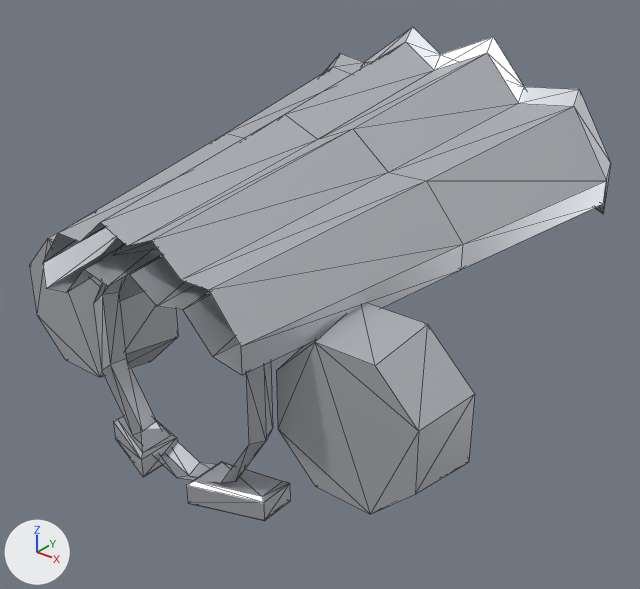
Before and after pictures for a commit that changed the glTF model client/public/models/armour/cape_mantle.glb.
Both versions are drawn from a 50 mm camera at (1.043, -2.878, 0.825) aimed at (0.022, -1.601, 0.033). Lighting does not change. The marker at lower left points along +X, +Y and +Z. The older version comes first. Mesh edges are drawn as thin lines. Vertices at exactly the same position are counted once.

In view in the first picture: 'Cape0', 'Cape1', 'Torso', 'UpperArmL', 'UpperArmR'.
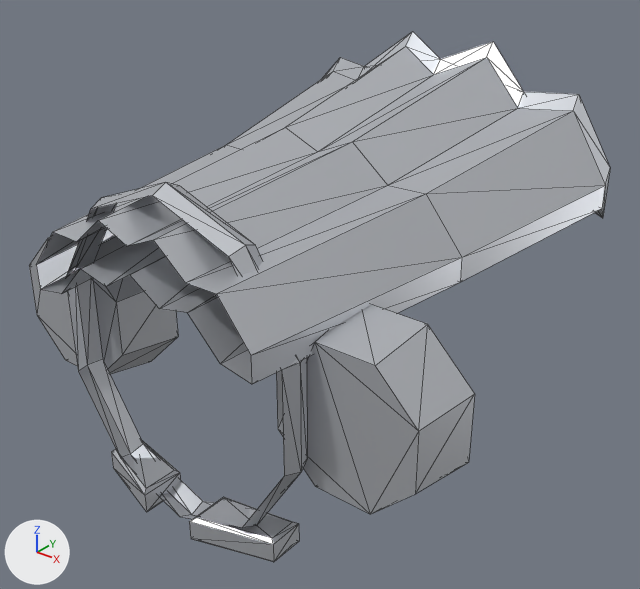
Boxes [x1, y1, x2, y2] around the edits, measured in the pictures (640 x 589 px; the box of a moved part takes in the faces that stretch with it):
```json
{"object": "Cape0", "change": "reshaped", "before": [43, 115, 463, 375], "after": [36, 127, 462, 384]}
{"object": "Cape1", "change": "reshaped", "before": [227, 27, 611, 270], "after": [227, 31, 610, 282]}
{"object": "Torso", "change": "reshaped", "before": [93, 240, 290, 521], "after": [66, 183, 307, 562], "on screen": "22% wider, 35% taller"}
{"part": 2, "of": "me_cape1_002", "change": "moved or reshaped", "before": [227, 42, 606, 270], "after": [227, 46, 605, 282]}
{"part": 3, "of": "me_cape1_002", "change": "moved or reshaped", "before": [324, 27, 611, 214], "after": [322, 31, 610, 218]}
{"part": 4, "of": "me_torso_002", "change": "moved or reshaped", "before": [186, 461, 290, 521], "after": [189, 497, 299, 562]}
{"part": 5, "of": "me_torso_002", "change": "moved or reshaped", "before": [113, 416, 177, 477], "after": [111, 440, 180, 512]}
{"part": 6, "of": "me_torso_002", "change": "moved or reshaped", "before": [93, 240, 273, 483], "after": [66, 183, 307, 528]}
```

The change, as JSON lines over the scene's bpy script:
```json
{"block": "me_cape0_002", "where": "# used by ob_cape0; location = (0.0, 0.0, 0.0)"}
{"op": "remove", "block": "me_cape0_002", "code": "me_cape0_002.from_pydata(...)  # 36 vertices, 36 faces; spans x -0.33..0.33, y -2.06..-1.58, z 0.139..0.385"}
{"op": "add", "block": "me_cape0_002", "code": "me_cape0_002.from_pydata(...)  # 36 vertices, 36 faces; spans x -0.33..0.33, y -2.06..-1.58, z 0.131..0.36"}
{"block": "me_cape0_002", "change": "me_cape0_002 part 1: 34 of 36 vertices moved; they spanned x -0.33..0.33, y -2.06..-1.58, z 0.139..0.385 and now span x -0.33..0.33, y -2.06..-1.58, z 0.131..0.36; mean shift (0.0, 0.0, -0.015); largest move (-0.248, -1.58, 0.319) -> (-0.248, -1.58, 0.294)"}
{"block": "me_cape1_002", "where": "# used by ob_cape1; location = (0.0, 0.0, 0.0)"}
{"op": "remove", "block": "me_cape1_002", "code": "me_cape1_002.from_pydata(...)  # 54 vertices, 88 faces; spans x -0.42..0.42, y -1.58..-1.103, z 0.167..0.489"}
{"op": "add", "block": "me_cape1_002", "code": "me_cape1_002.from_pydata(...)  # 54 vertices, 88 faces; spans x -0.42..0.42, y -1.58..-1.103, z 0.143..0.479"}
{"block": "me_cape1_002", "change": "me_cape1_002 part 2: all 18 vertices in x -0.33..0.33, y -1.58, z 0.168..0.385 are moved by (0.0, 0.0, -0.025)"}
{"block": "me_cape1_002", "change": "me_cape1_002 part 3: all 36 vertices in x -0.42..0.42, y -1.17..-1.103, z 0.167..0.489 are moved by (0.0, 0.0, -0.01)"}
{"block": "me_torso_002", "where": "# used by ob_torso; location = (0.0, 0.0, 0.0)"}
{"op": "remove", "block": "me_torso_002", "code": "me_torso_002.from_pydata(...)  # 62 vertices, 96 faces; spans x -0.202..0.202, y -2.03..-1.91, z -0.216..0.274"}
{"op": "add", "block": "me_torso_002", "code": "me_torso_002.from_pydata(...)  # 62 vertices, 96 faces; spans x -0.278..0.278, y -2.03..-1.91, z -0.306..0.366"}
{"block": "me_torso_002", "change": "me_torso_002 part 4: the loose piece of 16 vertices spanning x 0.06..0.2, y -2.03..-1.91, z -0.216..-0.164 is scaled about its middle by (1.15, 1, 1), then moved by (0.01, 0.0, -0.082)"}
{"block": "me_torso_002", "change": "me_torso_002 part 5: the loose piece of 16 vertices spanning x -0.2..-0.06, y -2.03..-1.91, z -0.216..-0.164 is scaled about its middle by (1.15, 1, 1), then moved by (-0.01, 0.0, -0.082)"}
{"block": "me_torso_002", "change": "me_torso_002 part 6: 30 of 62 vertices moved; they spanned x -0.202..0.202, y -2.0..-1.94, z -0.214..0.274 and now span x -0.278..0.278, y -2.0..-1.94, z -0.306..0.366; mean shift (0.0, 0.0, 0.0); largest move (0.0, -1.94, 0.26) -> (0.0, -1.94, 0.352)"}
```
